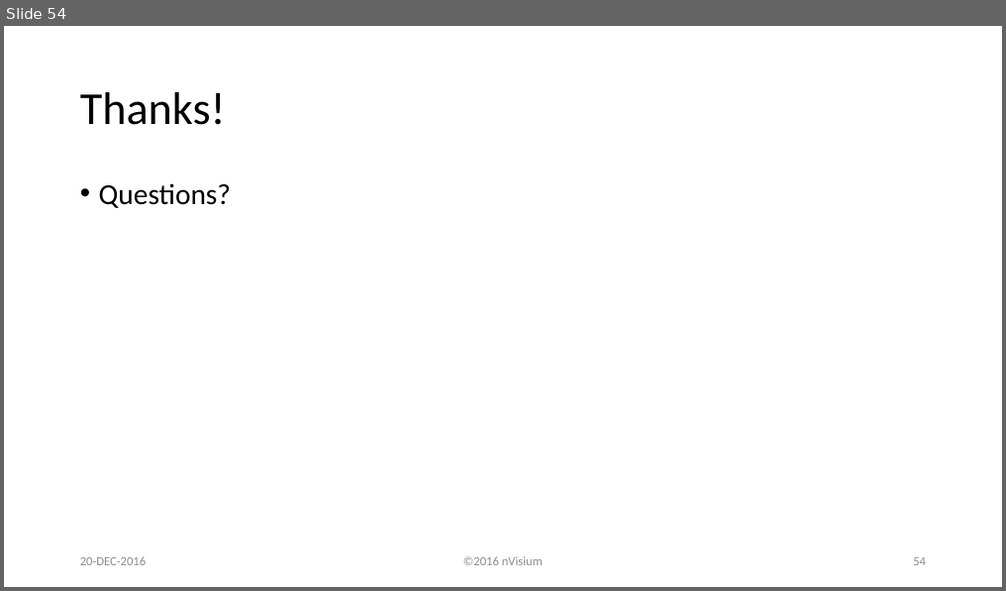
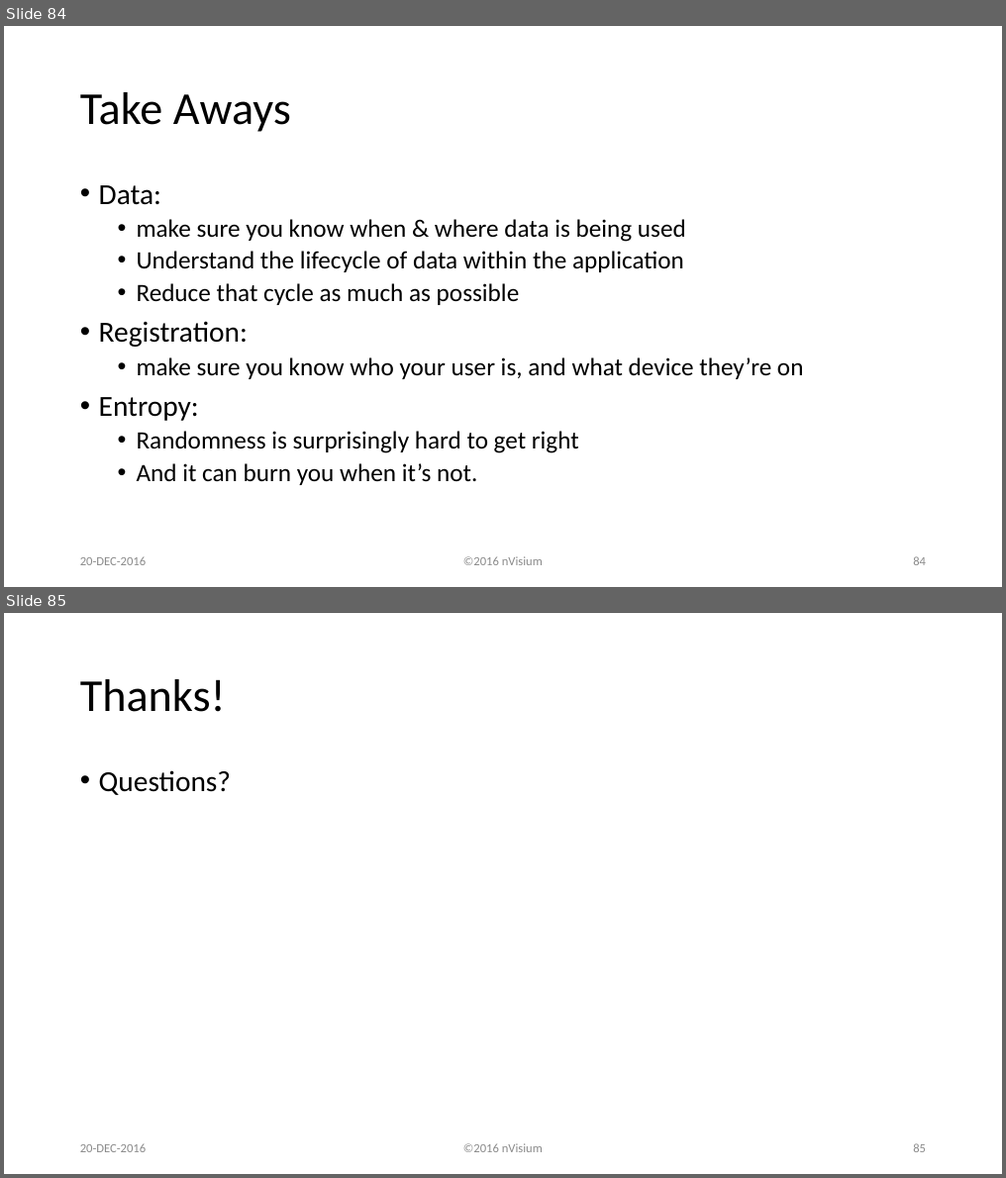
Before and after one commit to lojikil/heraclitus, a slide deck: HeraclitusSeminar.pptx. Shown one above the other, each under a label of ours: slide 54 before the commit, slides 84 and 85 after it. The pictures are 1006x591 and 1006x1178 pixels, drawn with LibreOffice and Linux fonts; fonts in the diff are those of the drawing; background and template pictures are left out. Boxes give left, top, right and bottom in pixels: in the first picture for what was removed or moved away, otherwise in the second. Text is boxed around its words. In the diff, an @@ line names an element or a change of style, - is before the commit and + after.

```diff
--- a/HeraclitusSeminar.pptx
+++ b/HeraclitusSeminar.pptx
@@ slide 84 added at (4,26,1002,587), background #FFFFFF @@
@@ title added at (80,92,291,132), 44 pt, text #000000 @@
+Take Aways
@@ text added at (99,185,804,485), 24 pt, text #000000 @@
+• Data:
+  • make sure you know when & where data is being used
+  • Understand the lifecycle of data within the application
+  • Reduce that cycle as much as possible
+• Registration:
+  • make sure you know who your user is, and what device they’re on
+• Entropy:
+  • Randomness is surprisingly hard to get right
+  • And it can burn you when it’s not.
@@ text added at (80,557,146,566), 12 pt, text #8C8C8C @@
+20-DEC-2016
@@ text added at (463,557,543,566), 12 pt, text #8C8C8C @@
+©2016 nVisium
@@ page number added at (913,557,926,566), 12 pt, text #8C8C8C @@
+84
@@ what was slide 54 is now slide 85 @@
@@ page number at (913,1144,926,1153): text changed @@
-54
+85
```
Also in this commit, not shown: 27 slides changed, 30 other slides added.
